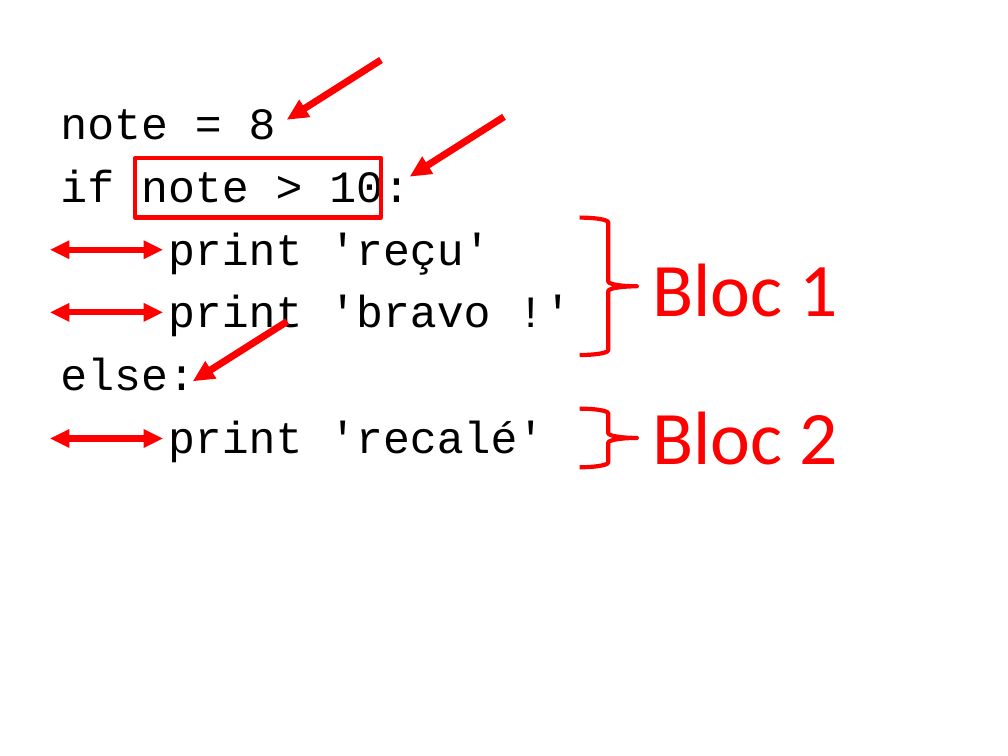
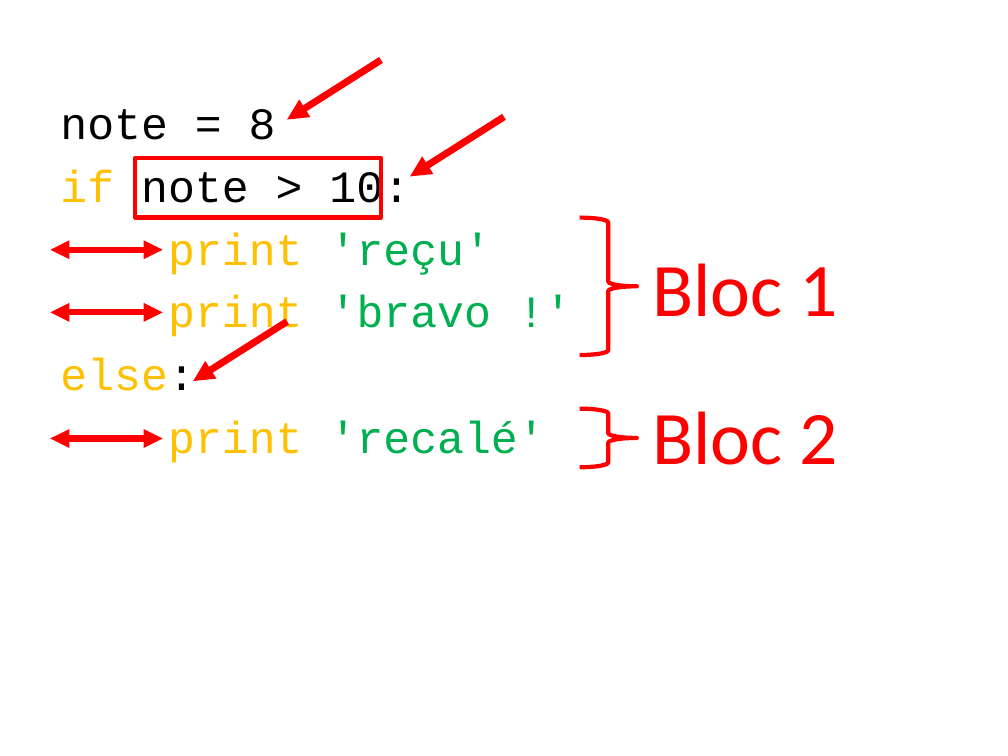
Before and after one commit to parmentelat/flotpython-archive, a slide deck: slide 1 of semaine2/CO12AL-W2-VIDEO06-SLIDE01.pptx. Drawn at 1008x756 pixels with LibreOffice and Linux fonts; fonts in the diff are those of the drawing. Boxes give left, top, right and bottom in pixels: in the first picture for what was removed or moved away, otherwise in the second. Text is boxed around its words. In the diff, an @@ line names an element or a change of style, - is before the commit and + after.

Commit message:
added W3 video 3 on if updated video 2 with the line limit recommendation of 79 chars updated W2 V6 Slide1 to use the same colors as IDLE

```diff
--- a/semaine2/CO12AL-W2-VIDEO06-SLIDE01.pptx
+++ b/semaine2/CO12AL-W2-VIDEO06-SLIDE01.pptx
@@ text at (60,170,545,463): text colour #000000 to #FFC000 in "if", "print", "print", "else:" and 1 more places; text colour #000000 to #00B050 in "'reçu'", "'bravo !'", "'recalé'" @@
```
Also in this commit, not shown: 6 other files.
